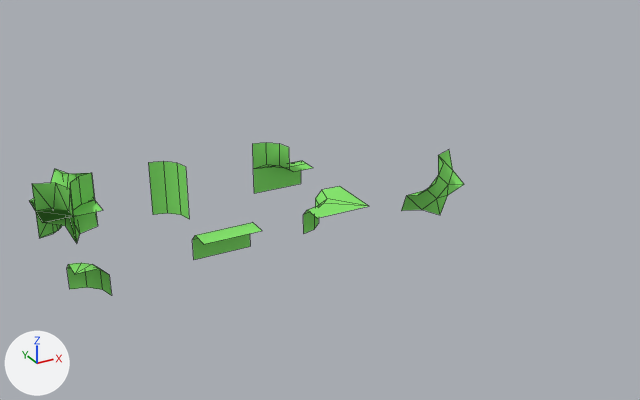
Two versions of the Blender file datas/meshes/round-chunck-parts-lod-1.blend, one commit apart.
Both versions are drawn from a 50 mm lens placed at (-2.85, -12.14, 6.13), pointed at (4.42, 1.08, -0.48). Lighting does not change. The marker at lower left points along +X, +Y and +Z. Mesh edges are drawn as thin lines.

In view in the first picture: '10000000', '10000100', '10001000', '10101000', '10110010', '11000000', '11001000', '11100000', '11100100', '11110000'.
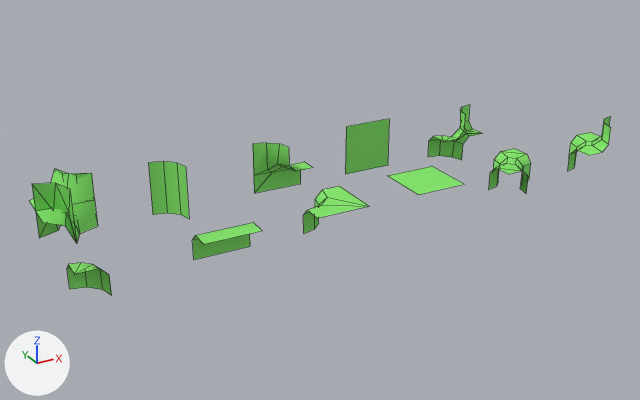
The newer file is also turned or shifted as a whole; pictures and numbers use the older file's frame.

Pixel boxes (x1, y1, x2, y2) of what changed, in the pictures (640 x 400 px):
'10000100', reshaped (14% narrower, 14% shorter): before (401, 150, 464, 215); after (428, 104, 482, 160)
'11001100', added (green): after (345, 119, 389, 174)
'11100100', reshaped (27% narrower, 15% shorter): before (36, 173, 95, 238); after (568, 116, 611, 171)
'11110000', moved: before (30, 200, 102, 216); after (388, 166, 463, 195)
'10100000', added (green): after (489, 148, 531, 194)
part 1 of me_10000000_004, added (green): after (568, 116, 611, 171)
part 2 of me_10000000_004, deleted (green): before (36, 173, 95, 238)
part 4 of me_10000100, added (green): after (428, 104, 482, 160)
part 5 of me_10000100, deleted (green): before (401, 150, 464, 215)

The change, as a list of edits to the scene's bpy script:
```text
Change me_10000100:
    used by ob_10000100; location = (6.0, 0.0, 0.0)
    remove me_10000100.from_pydata(...)  # 16 vertices, 15 faces; spans x -0.5..0.5, y -0.5..0.0, z -0.5..0.5
    add me_10000100.from_pydata(...)  # 26 vertices, 19 faces; spans x 1.5..2.5, y 1.5..2.0, z -0.5..0.5
    me_10000100 part 4: 26 vertices added at x 1.5..2.5, y 1.5..2.0, z -0.5..0.5
    me_10000100 part 5: 16 vertices removed from x -0.5..0.5, y -0.5..0.0, z -0.5..0.5
Change me_10000000_004:
    used by ob_11100100; location = (0.0, 2.0, 0.0)
    remove me_10000000_004.from_pydata(...)  # 18 vertices, 11 faces; spans x -0.5..0.5, y -0.5..0.5, z -0.5..0.5
    add me_10000000_004.from_pydata(...)  # 26 vertices, 15 faces; spans x 9.5..10.5, y -2.5..-1.5, z -0.5..0.5
    me_10000000_004 part 1: 26 vertices added at x 9.5..10.5, y -2.5..-1.5, z -0.5..0.5
    me_10000000_004 part 2: 18 vertices removed from x -0.5..0.5, y -0.5..0.5, z -0.5..0.5
    me_10000000_004 part 3: the surface is now shaded smooth
Add me_10000000_013:
    me_10000000_013.from_pydata(...)  # 26 vertices, 17 faces; spans x -0.5..0.5, y -0.5..0.5, z -0.5..0.0
    me_10000000_013.polygons.foreach_set('use_smooth', [True] * 17)
    me_10000000_013.materials.append(mat_green)  # green #87e76f
Add me_11001100:
    me_11001100.from_pydata([(0.5, 0.0, 0.5), (0.5, 0.0, -0.5), (-0.5, 0.0, 0.5), (-0.5, 0.0, -0.5)], [], [(0, 1, 3, 2)])
    me_11001100.polygons.foreach_set('use_smooth', [True] * 1)
    me_11001100.materials.append(mat_green)  # green #87e76f
Change ob_11110000:
    ob_11110000.location: (0.0, 2.0, 0.0) -> (6.0, 0.0, 0.0)
Add ob_10100000:
    ob_10100000 = bpy.data.objects.new('10100000', me_10000000_013)
    ob_10100000.location = (8.0, 0.0, 0.0)
Add ob_11001100:
    ob_11001100 = bpy.data.objects.new('11001100', me_11001100)
    ob_11001100.location = (6.0, 2.0, 0.0)
```
